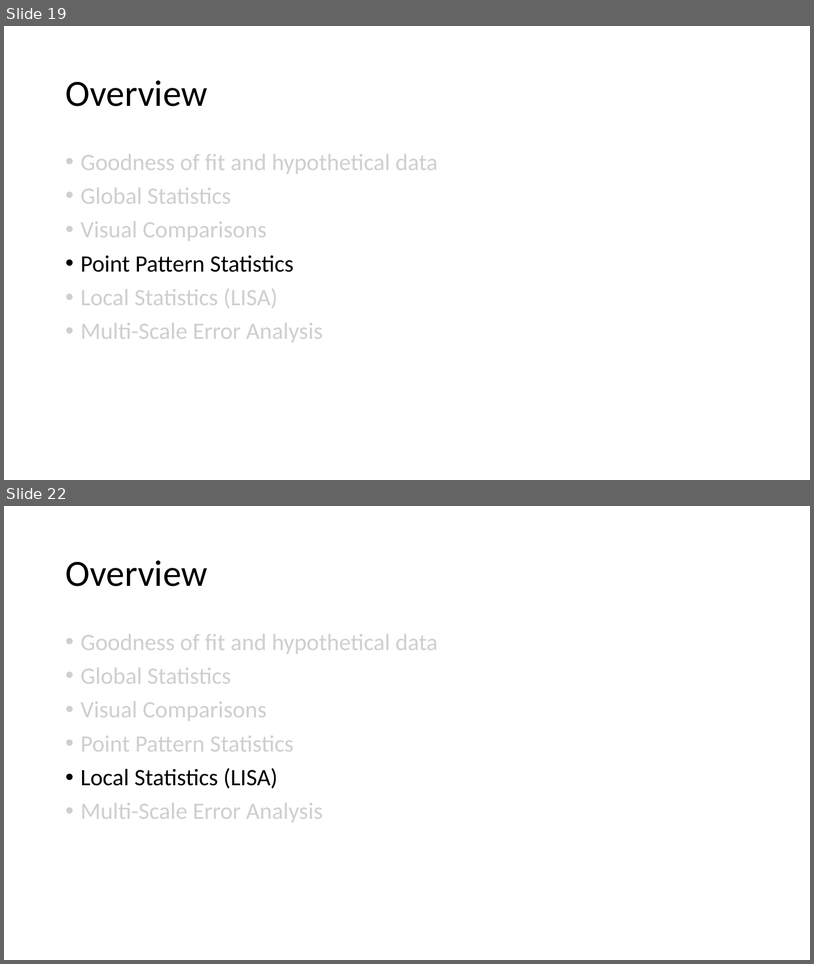
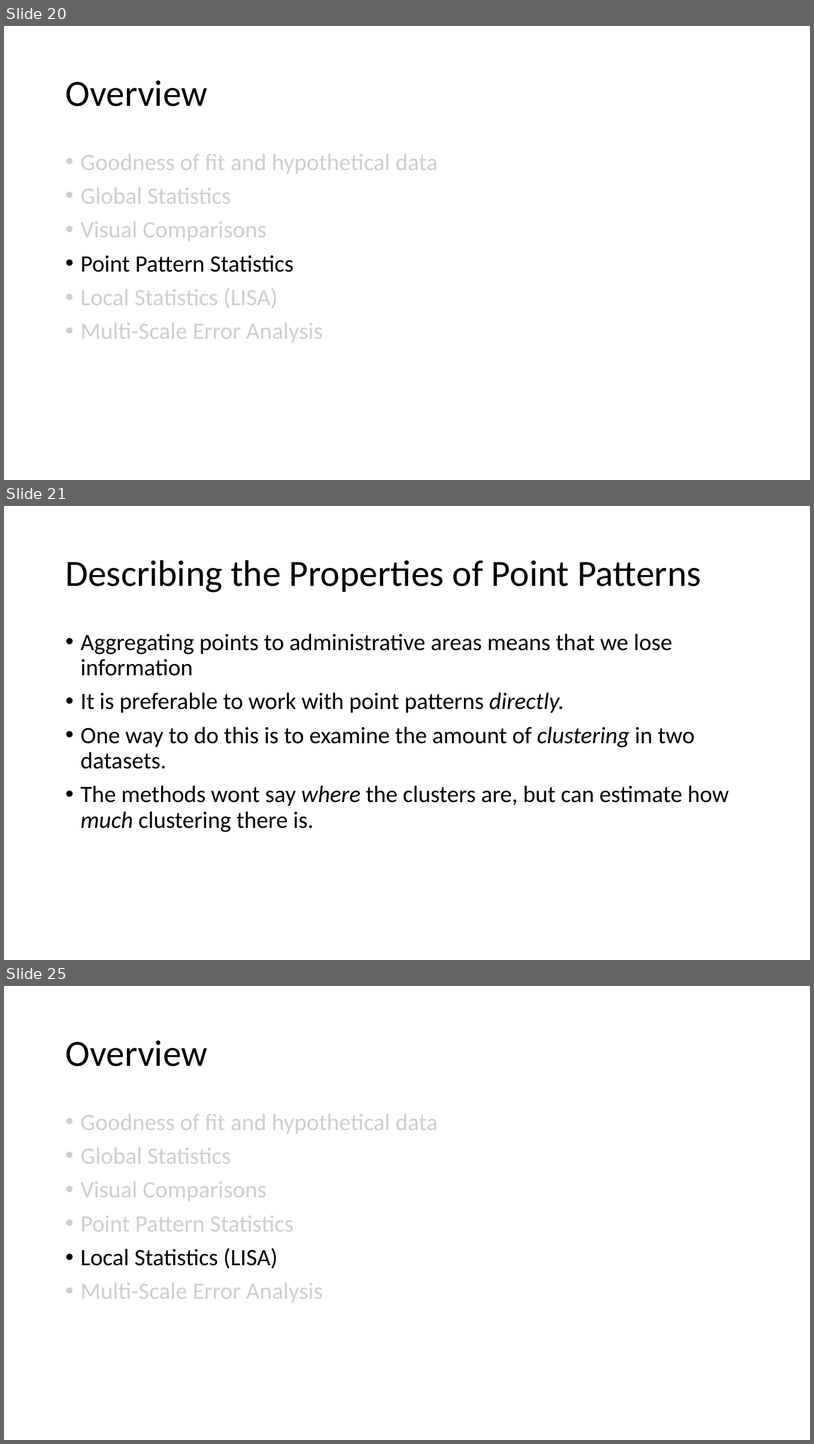
Before and after one commit to abmgis/abmgis, a slide deck: Chapter09-SpatialStatistics/Chapter9.pptx. Shown one above the other, each under a label of ours: slides 19 and 22 before the commit, slides 20, 21 and 25 after it; the slides between them are not shown. The pictures are 814x964 and 814x1444 pixels, drawn with LibreOffice and Linux fonts; fonts in the diff are those of the drawing. Boxes give left, top, right and bottom in pixels: in the first picture for what was removed or moved away, otherwise in the second. Text is boxed around its words. In the diff, an @@ line names an element or a change of style, - is before the commit and + after.

```diff
--- a/Chapter09-SpatialStatistics/Chapter9.pptx
+++ b/Chapter09-SpatialStatistics/Chapter9.pptx
@@ slide 21 added at (x1=4, y1=506, x2=810, y2=960), background #FFFFFF @@
@@ title added at (x1=65, y1=560, x2=701, y2=592), 44 pt, text #000000 @@
+Describing the Properties of Point Patterns
@@ text added at (x1=81, y1=633, x2=729, y2=832), 28 pt, text #000000 @@
+• Aggregating points to administrative areas means that we lose information
+• It is preferable to work with point patterns directly.
+• One way to do this is to examine the amount of clustering in two datasets.
+• The methods wont say where the clusters are, but can estimate how much clustering there is.
@@ what was slide 19 is now slide 20 @@
@@ what was slide 22 is now slide 25 @@
```
Also in this commit, not shown: 5 other slides added, 3 slides removed, 10 other files.
